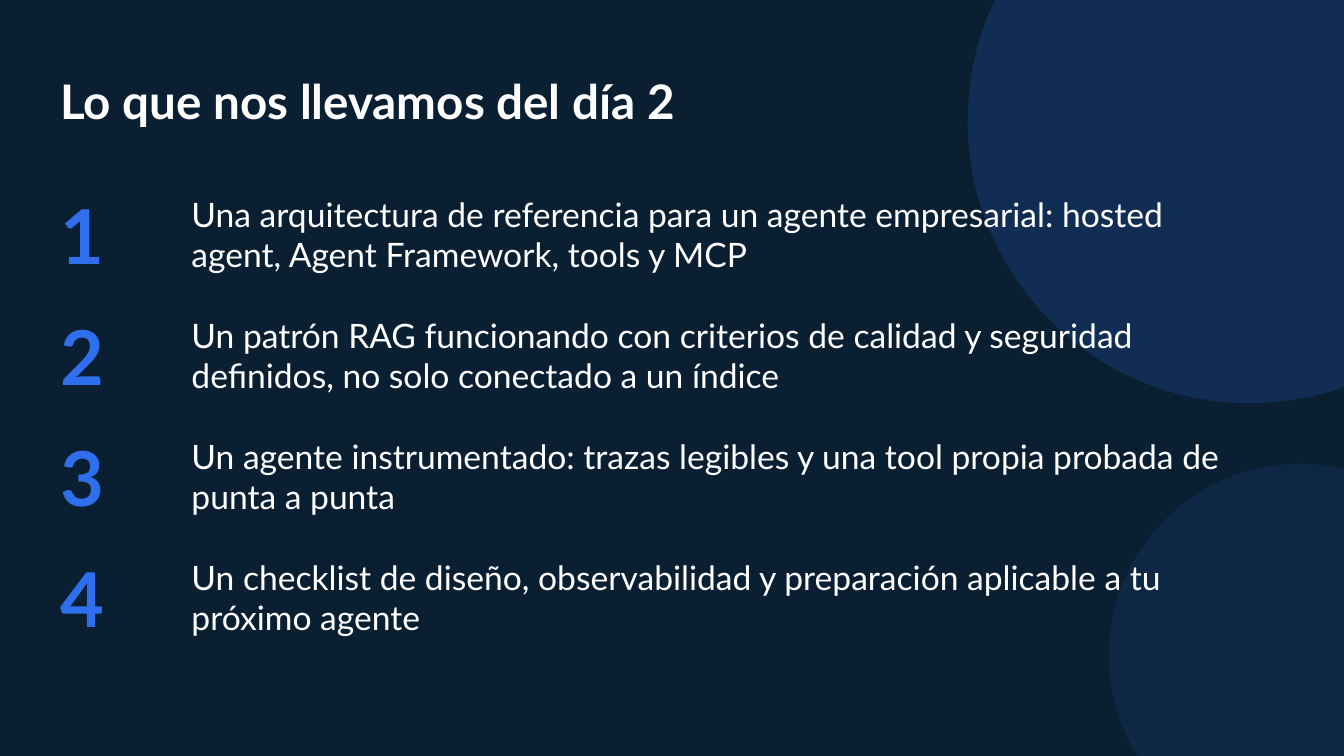
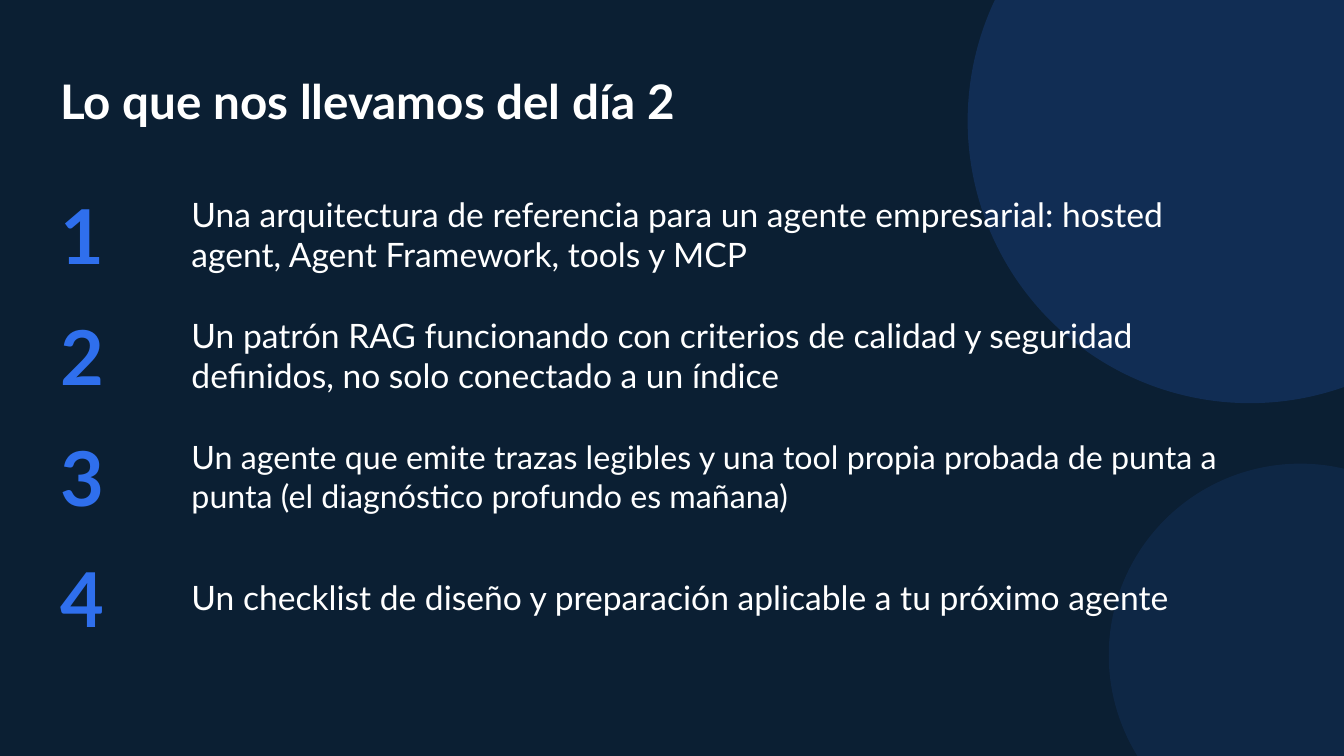
Before and after one commit to valegrajales/bci_workshop, a slide deck: slide 33 of presentaciones/BCI_Foundry_Dia2_L200_Agentes_RAG.pptx (slide 40 before the commit). Drawn at 1344x756 pixels with LibreOffice and Linux fonts; fonts in the diff are those of the drawing. Boxes give left, top, right and bottom in pixels: in the first picture for what was removed or moved away, otherwise in the second. Text is boxed around its words. In the diff, an @@ line names an element or a change of style, - is before the commit and + after.

```diff
--- a/presentaciones/BCI_Foundry_Dia2_L200_Agentes_RAG.pptx
+++ b/presentaciones/BCI_Foundry_Dia2_L200_Agentes_RAG.pptx
@@ text at (x1=191, y1=445, x2=1217, y2=514): text changed; size 24 to 23 pt @@
-Un agente instrumentado: trazas legibles y una tool propia probada de punta a punta
+Un agente que emite trazas legibles y una tool propia probada de punta a punta (el diagnóstico profundo es mañana)
@@ text at (x1=191, y1=585, x2=1168, y2=616): text changed @@
-Un checklist de diseño, observabilidad y preparación aplicable a tu próximo agente
+Un checklist de diseño y preparación aplicable a tu próximo agente
```
Also in this commit, not shown: 9 other slides changed, 1 slide added, 8 slides removed, 18 other files.
